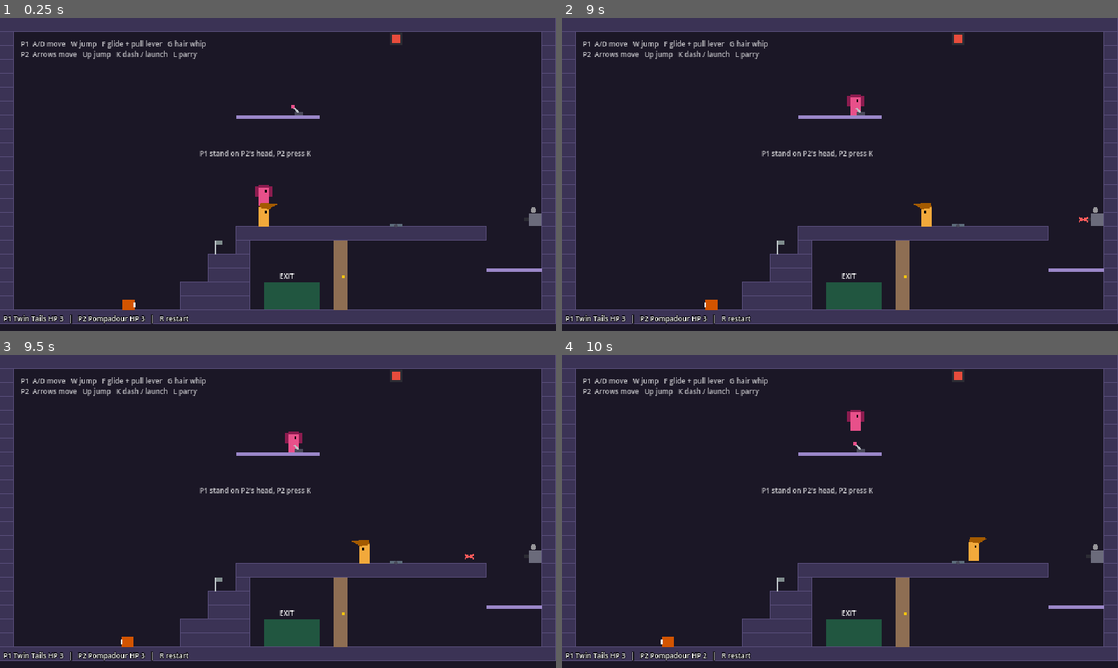
Above: before the commit, frames 1-4 (two rows, left to right).
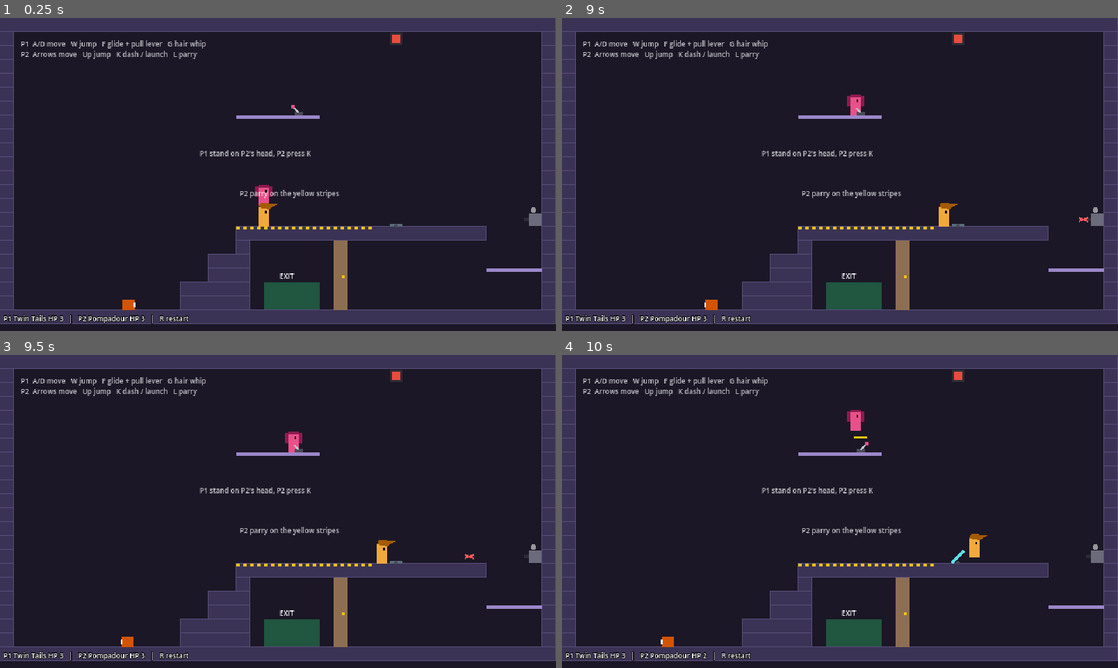
Above: after the commit, the same moments.

Repository: ZSYUYIIE/ohnomyhair
Game: Godot game, scene res://tests/test_level_02.tscn
Two runs of this game, one before a commit and one after it. Both use one fixed random seed, a clock stepped at 60 frames per second and the inputs below. This scene is started directly instead of the project's main scene.
Inputs (mouse positions are in pixels of both pictures, inside the frame that each line leads up to):
- Up to frame 1 (0.25 s): no input
- Up to frame 2 (9 s): tap K (p2_skill) every 0.75 s from 0.5 to 4.25 s; move the mouse to (812, 237) at 0.52 s; hold Right (ui_right) 0.53-1.25 s; tap L (p2_attack) every 1.5 s from 0.6 to 8.1 s; click (812, 237) at 0.67 s; tap W (p1_jump) at 0.77, 3.77, 6.77 s; drag from (1006, 221) to (834, 96) at 1.27 s; move the mouse to (673, 127) at 2.02 s; hold Left (ui_left) 2.03-2.75 s; drag from (867, 174) to (956, 218) at 2.77 s; move the mouse to (756, 96) at 3.52 s; hold Left (ui_left) 3.53-4.25 s; drag from (962, 158) to (862, 108) at 4.27 s; move the mouse to (728, 190) at 5.02 s; hold Right (ui_right) 5.03-5.75 s; click (728, 190) at 5.17 s; drag from (895, 105) to (956, 39) at 5.77 s; move the mouse to (812, 237) at 6.52 s; hold Right (ui_right) 6.53-7.25 s; drag from (1006, 221) to (834, 215) at 7.27 s; move the mouse to (673, 127) at 8.02 s; hold Left (ui_left) 8.03-8.75 s; drag from (867, 174) to (673, 127) at 8.77 s
- Up to frame 3 (9.5 s): no input
- Up to frame 4 (10 s): move the mouse to (756, 433) at 9.52 s; hold Right (ui_right) from 9.53 s (still down); tap L (p2_attack) at 9.6 s; click (756, 433) at 9.67 s; tap W (p1_jump) at 9.77 s

The runs differ from the first frame. In frame 1, 0.3% of the frame differs, in the area x 38-67%, y 54-76%; in frame 2, 0.6%, in the area x 38-72%, y 54-76%; in frame 3, 0.6%; in frame 4, 0.5%.

Commit message:
Fix lever + parry combo, remove L2 checkpoint
Playtest 1: parrying worked alone but never with the lever.
- Deflector polls overlaps instead of relying on area_entered. A scissor
  parried within ~3 tiles of the plate already overlaps it, and the plate
  can rise after the scissor arrived, so the enter event never fired.
- Spring lever 1.2 s -> 2.5 s so "pull, then parry" works.
- Yellow stripes mark where P2 must parry (left of the plate).
- Remove the checkpoint; it sat right next to the spawn.
- Test now covers parry-beside-the-plate, then pull (fails on old code).
- Design doc updated with the playtest notes.

Co-Authored-By: Claude Opus 5.5 <noreply@anthropic.com>

Diff:
--- a/scenes/levels/level_02.gd
+++ b/scenes/levels/level_02.gd
@@ -20,14 +20,14 @@
 	"#......................................#",
 	"#...........................D.........T#",
 	"#................##################....#",
-	"#..............k.#......|..............#",
+	"#................#......|..............#",
 	"#..............###......|..............#",
 	"#..............###......|..........====#",
 	"#............#####.EEEE.|..............#",
 	"#.12....c....#####.EEEE.|..............#",
 	"########################################",
 ]
-const LEVER_SPRING_TIME := 1.2
+const LEVER_SPRING_TIME := 2.5
 
 const SOLID_COLOR := Color("3b3355")
 const SOLID_EDGE := Color("5a4f7c")
@@ -37,7 +37,7 @@
 var _solid_rects: Array[Rect2] = []
 var _one_way_rects: Array[Rect2] = []
 var _exit_rect: Rect2
-var _checkpoint := Vector2.ZERO
+var _parry_zone: Rect2
 
 
 func _ready() -> void:
@@ -53,8 +53,6 @@
 	var players := get_tree().get_nodes_in_group("players")
 	var all_in_exit := not players.is_empty()
 	for p in players:
-		if p.global_position.distance_to(_checkpoint) < 16.0:
-			Game.checkpoint = _checkpoint
 		if not _exit_rect.has_point(p.global_position - Vector2(0, 1)):
 			all_in_exit = false
 	if all_in_exit:
@@ -122,7 +120,10 @@
 	add_child(hit_switch)
 	hit_switch.activated.connect(door.open)
 
-	_checkpoint = _floor_pos(_cells("k")[0])
+	# P2 must parry at least a tile left of the plate, or the parried scissor never passes through it.
+	var plate := _cells("D")[0]
+	var corridor_start := MAP[plate.y + 1].find("#", 1)
+	_parry_zone = Rect2(corridor_start * TILE, (plate.y + 1) * TILE, (plate.x - 1 - corridor_start) * TILE, 3)
 	var exit_cells := _cells("E")
 	_exit_rect = Rect2(Vector2(exit_cells[0]) * TILE, Vector2.ZERO)
 	for cell in exit_cells:
@@ -142,6 +143,7 @@
 	_sign(Vector2(24, 24), "P1  A/D move   W jump   F glide + pull lever   G hair whip")
 	_sign(Vector2(24, 36), "P2  Arrows move   Up jump   K dash / launch   L parry")
 	_sign(Vector2(230, 150), "P1 stand on P2's head, P2 press K")
+	_sign(Vector2(276, 196), "P2 parry on the yellow stripes")
 
 
 func _sign(at: Vector2, text: String) -> void:
@@ -186,8 +188,8 @@
 		draw_rect(rect, SOLID_EDGE, false, 1.0)
 	for rect in _one_way_rects:
 		draw_rect(Rect2(rect.position, Vector2(rect.size.x, 4)), ONE_WAY_COLOR)
-	draw_rect(Rect2(_checkpoint + Vector2(-1, -16), Vector2(2, 16)), Color("bdc3c7"))
-	draw_rect(Rect2(_checkpoint + Vector2(1, -16), Vector2(7, 5)), Color("2ecc71") if Game.checkpoint == _checkpoint else Color("7f8c8d"))
+	for x in range(int(_parry_zone.position.x), int(_parry_zone.end.x), 8):
+		draw_rect(Rect2(x, _parry_zone.position.y, 4, _parry_zone.size.y), Color("f1c40f"))
 	draw_string(ThemeDB.fallback_font, _exit_rect.position + Vector2(18, -4), "EXIT", HORIZONTAL_ALIGNMENT_LEFT, -1, 8)
 
 
--- a/scenes/props/deflector.gd
+++ b/scenes/props/deflector.gd
@@ -2,13 +2,15 @@
 extends Area2D
 ## Reflector plate. Only parried scissors (player_attack) see it, so incoming enemy scissors
 ## pass straight through. While raised it turns a scissor straight up.
+## Polls overlaps every frame instead of waiting for area_entered: a scissor parried right next
+## to the plate is already overlapping it, and the plate can be raised after the scissor got here.
 
 var raised := false
 
 
 func _ready() -> void:
 	collision_layer = Layers.INTERACTABLES
-	collision_mask = 0
+	collision_mask = Layers.PLAYER_ATTACK
 	Player._add_rect_shape(self, Vector2(12, 16), Vector2.ZERO)
 
 
@@ -22,9 +24,12 @@
 	queue_redraw()
 
 
-func on_scissor(scissor: Scissor) -> void:
-	if raised:
-		scissor.redirect(Vector2.UP, Vector2(global_position.x, scissor.global_position.y))
+func _physics_process(_delta: float) -> void:
+	if not raised:
+		return
+	for area in get_overlapping_areas():
+		if area is Scissor and area.deflected and area.direction.y == 0.0:
+			area.redirect(Vector2.UP, Vector2(global_position.x, area.global_position.y))
 
 
 func _draw() -> void:
--- a/tests/test_level_02.gd
+++ b/tests/test_level_02.gd
@@ -46,17 +46,21 @@
 	_check("switch still off", not hit_switch.pressed, hit_switch.pressed)
 
 	# 4. Parry + spring lever: scissor bends up into the switch, door opens.
+	#    Regression for playtest 1: P2 parries right beside the plate and P1 pulls just after,
+	#    so the plate rises while the scissor already overlaps it.
 	a.global_position = lever.global_position + Vector2(-6, 0)
+	b.global_position = Vector2(440, 240)
+	b.facing = 1.0
 	b.hp = b.max_hp
 	turret._jam = 0.0
 	turret._timer = 0.05
 	await _wait_for_incoming(b)
+	await _tap("p2_attack")
 	await _tap("p1_skill")
-	await _tap("p2_attack")
 	await _frames(120)
 	_check("deflected scissor hits the switch", hit_switch.pressed, hit_switch.pressed)
 	_check("door opens", door.is_open, door.is_open)
-	await _frames(90)
+	await _frames(160)
 	_check("spring lever has sprung back", not lever.on, lever.on)
 
 	# 5. Getting hit by a scissor costs 1 HP.
@@ -80,11 +84,12 @@
 	get_tree().quit(0 if _failures == 0 else 1)
 
 
-func _wait_for_incoming(b: Player) -> void:
+## Waits until an incoming scissor is `distance` px in front of P2 (20 = parry range).
+func _wait_for_incoming(b: Player, distance := 20.0) -> void:
 	for i in 600:
 		for s in get_tree().get_nodes_in_group("scissors"):
 			var dx: float = s.global_position.x - b.global_position.x
-			if not s.deflected and dx > 14.0 and dx < 26.0:
+			if not s.deflected and absf(dx - distance) < 6.0:
 				return
 		await get_tree().physics_frame
 	_check("an incoming scissor reached P2", false, "timeout")
Not shown, changed: docs/levels/level_02.md
